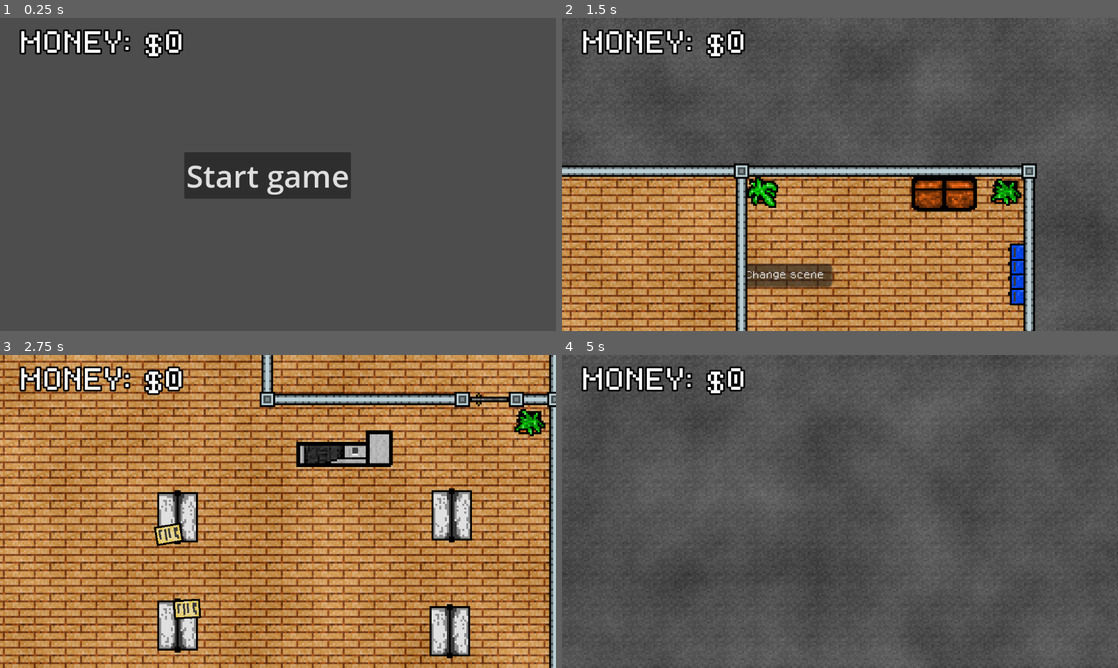
Above: before the commit, frames 1-4 (two rows, left to right).
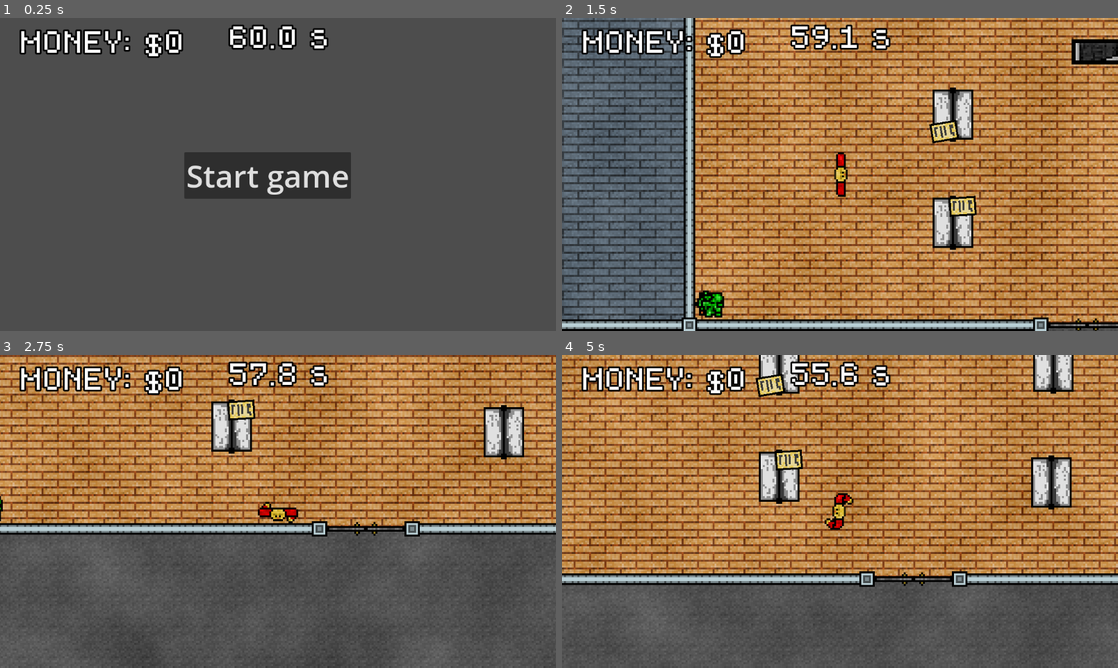
Above: after the commit, the same moments.

Repository: Azzty/projekt-kriminell
Game: Godot game, scene res://Scenes/Main/game.tscn
The game is run twice, just before and just after one commit, with the same random seed, the same clock (stepped at 60 frames per second) and the same inputs.
Inputs (mouse positions are in pixels of both pictures, inside the frame that each line leads up to):
- Up to frame 1 (0.25 s): no input
- Up to frame 2 (1.5 s): click "Start game" at 0.5 s; move the mouse to (962, 158) at 1.27 s; hold D (move_right) from 1.28 s (still down); tap E (interact_e) at 1.35 s; click (962, 158) at 1.42 s
- Up to frame 3 (2.75 s): move the mouse to (166, 527) at 2.02 s; release D (move_right) at 2.03 s; hold S (move_down) from 2.03 s (still down); click (166, 527) at 2.1 s
- Up to frame 4 (5 s): move the mouse to (895, 442) at 2.77 s; release S (move_down) at 2.78 s; hold D (move_right) 2.78-3.53 s; hold Space (spacebar) 2.78-3.53 s; move the mouse to (812, 574) at 3.52 s; hold W (move_up) 3.53-4.28 s; tap E (interact_e) at 3.6 s; click (812, 574) at 3.67 s; move the mouse to (1006, 558) at 4.27 s; hold A (move_left) from 4.28 s (still down); click (1006, 558) at 4.35 s

The runs differ from the first frame. In frame 1, 0.9% of the frame differs, in the area x 41-60%, y 2-11%; in frame 2, 90%, in the area x 0-100%, y 0-100%; in frame 3, 85%; in frame 4, 72%.
Error after the commit: Invalid access to property or key 'scene_file_path' on a base object of type 'Nil'. (res://Scripts/Managers/scene_manager.gd:11)

Commit message:
Added timer to robbery and gui

Diff:
--- a/Scenes/Levels/robbery.tscn
+++ b/Scenes/Levels/robbery.tscn
@@ -14,7 +14,7 @@
 [ext_resource type="Texture2D" uid="uid://je1wi04l0u0e" path="res://Assets/sprites/sofa.png" id="12_uquic"]
 [ext_resource type="Texture2D" uid="uid://d07g4qc52gjcy" path="res://Assets/sprites/checkout_counter.png" id="13_r30e8"]
 [ext_resource type="PackedScene" uid="uid://bciwcinivtowc" path="res://Scenes/Objects/Static Objects/Plant.tscn" id="14_r30e8"]
-[ext_resource type="Script" uid="uid://bosrnn57xtire" path="res://Scripts/World/robbery_intro_sequence.gd" id="15_vum6h"]
+[ext_resource type="Script" uid="uid://bosrnn57xtire" path="res://Scripts/World/robbery.gd" id="15_vum6h"]
 [ext_resource type="Texture2D" uid="uid://c7oc45wekc107" path="res://Assets/sprites/smoke.png" id="16_hbk2d"]
 [ext_resource type="PackedScene" uid="uid://cdky23wh40gj4" path="res://Scenes/Objects/Interactable Objects/van.tscn" id="16_vum6h"]
 [ext_resource type="AudioStream" uid="uid://cyvgournwp0o1" path="res://Assets/Audio/SFX/car crash.wav" id="18_r27xa"]
@@ -494,7 +494,6 @@
 
 [node name="Plant" parent="Decorations/Plants" instance=ExtResource("14_r30e8")]
 position = Vector2(251, 70)
-region_rect = Rect2(48, 0, 16, 16)
 
 [node name="Plant2" parent="Decorations/Plants" instance=ExtResource("14_r30e8")]
 position = Vector2(252, -27)
@@ -502,28 +501,45 @@
 
 [node name="Plant3" parent="Decorations/Plants" instance=ExtResource("14_r30e8")]
 position = Vector2(126, -27)
-region_rect = Rect2(48, 0, 16, 16)
 
 [node name="Plant4" parent="Decorations/Plants" instance=ExtResource("14_r30e8")]
 position = Vector2(-57, -28)
-region_rect = Rect2(16, 0, 16, 16)
+region_rect = Rect2(48, 0, 16, 16)
 
 [node name="Plant6" parent="Decorations/Plants" instance=ExtResource("14_r30e8")]
 position = Vector2(-57, 217)
-region_rect = Rect2(32, 0, 16, 16)
+region_rect = Rect2(48, 0, 16, 16)
 
 [node name="Plant7" parent="Decorations/Plants" instance=ExtResource("14_r30e8")]
 position = Vector2(253, 217)
-region_rect = Rect2(32, 0, 16, 16)
-
-[node name="IntroSequence" type="Node" parent="."]
+region_rect = Rect2(16, 0, 16, 16)
+
+[node name="Locker" type="Sprite2D" parent="Decorations"]
+position = Vector2(258, 27)
+texture = ExtResource("23_r27xa")
+
+[node name="Locker2" type="Sprite2D" parent="Decorations"]
+position = Vector2(258, 19)
+texture = ExtResource("23_r27xa")
+
+[node name="Locker3" type="Sprite2D" parent="Decorations"]
+position = Vector2(258, 11.5)
+texture = ExtResource("23_r27xa")
+
+[node name="Locker4" type="Sprite2D" parent="Decorations"]
+position = Vector2(258, 4)
+texture = ExtResource("23_r27xa")
+
+[node name="RobberyLogic" type="Node" parent="."]
+process_mode = 3
 script = ExtResource("15_vum6h")
-
-[node name="Van" parent="IntroSequence" instance=ExtResource("16_vum6h")]
+enabled = false
+
+[node name="Van" parent="RobberyLogic" instance=ExtResource("16_vum6h")]
 position = Vector2(9.64993, 605)
 rotation = 0.0
 
-[node name="Smoke" type="GPUParticles2D" parent="IntroSequence"]
+[node name="Smoke" type="GPUParticles2D" parent="RobberyLogic"]
 z_index = 5
 position = Vector2(15, 225)
 rotation = -1.57079
@@ -535,7 +551,7 @@
 explosiveness = 1.0
 process_material = SubResource("ParticleProcessMaterial_hbk2d")
 
-[node name="Fire" type="GPUParticles2D" parent="IntroSequence"]
+[node name="Fire" type="GPUParticles2D" parent="RobberyLogic"]
 modulate = Color(14.364, 3.315, 1.105, 1)
 z_index = 5
 position = Vector2(15, 225)
@@ -548,49 +564,38 @@
 explosiveness = 0.74
 process_material = SubResource("ParticleProcessMaterial_mkebs")
 
-[node name="IntroAnimation" type="AnimationPlayer" parent="IntroSequence"]
+[node name="IntroAnimation" type="AnimationPlayer" parent="RobberyLogic"]
 unique_name_in_owner = true
 root_node = NodePath("../Van")
 libraries = {
 &"": SubResource("AnimationLibrary_j7k83")
 }
 
-[node name="CarCrash" type="AudioStreamPlayer" parent="IntroSequence"]
+[node name="CarCrash" type="AudioStreamPlayer" parent="RobberyLogic"]
 stream = ExtResource("18_r27xa")
 volume_db = -7.0
 
-[node name="CarAccelerating" type="AudioStreamPlayer" parent="IntroSequence"]
+[node name="CarAccelerating" type="AudioStreamPlayer" parent="RobberyLogic"]
 stream = ExtResource("19_s55f8")
 volume_db = -7.0
 
-[node name="WallBroken" type="Sprite2D" parent="IntroSequence"]
+[node name="WallBroken" type="Sprite2D" parent="RobberyLogic"]
 visible = false
 z_index = 3
 position = Vector2(16, 228)
 texture = ExtResource("20_k70lc")
 
-[node name="TroubleIntro" type="AudioStreamPlayer" parent="IntroSequence"]
+[node name="TroubleIntro" type="AudioStreamPlayer" parent="RobberyLogic"]
 unique_name_in_owner = true
 process_mode = 3
 stream = ExtResource("21_fr8k7")
 
-[node name="TroubleMain" type="AudioStreamPlayer" parent="IntroSequence"]
+[node name="TroubleMain" type="AudioStreamPlayer" parent="RobberyLogic"]
 unique_name_in_owner = true
 process_mode = 3
 stream = ExtResource("22_2587q")
 
-[node name="Locker" type="Sprite2D" parent="."]
-position = Vector2(258, 27)
-texture = ExtResource("23_r27xa")
-
-[node name="Locker2" type="Sprite2D" parent="."]
-position = Vector2(258, 19)
-texture = ExtResource("23_r27xa")
-
-[node name="Locker3" type="Sprite2D" parent="."]
-position = Vector2(258, 11.5)
-texture = ExtResource("23_r27xa")
-
-[node name="Locker4" type="Sprite2D" parent="."]
-position = Vector2(258, 4)
-texture = ExtResource("23_r27xa")
+[node name="RobberyTimer" type="Timer" parent="."]
+unique_name_in_owner = true
+process_mode = 3
+wait_time = 60.0
--- a/Scenes/Main/gui.tscn
+++ b/Scenes/Main/gui.tscn
@@ -19,6 +19,21 @@
 theme_override_font_sizes/font_size = 48
 text = "MONEY: $0"
 
+[node name="TimeLabel" type="Label" parent="."]
+anchors_preset = 5
+anchor_left = 0.5
+anchor_right = 0.5
+offset_left = -105.0
+offset_top = 21.0
+offset_right = 105.0
+offset_bottom = 63.0
+grow_horizontal = 2
+theme_override_colors/font_outline_color = Color(0, 0, 0, 1)
+theme_override_constants/outline_size = 20
+theme_override_fonts/font = ExtResource("1_qyd3e")
+theme_override_font_sizes/font_size = 48
+text = "60.0 s"
+
 [node name="Button" type="Button" parent="."]
 offset_left = 382.0
 offset_top = 278.0
--- a/Scripts/Managers/gui_manager.gd
+++ b/Scripts/Managers/gui_manager.gd
@@ -3,6 +3,8 @@
 const _lockpick_scene := preload("res://Scenes/UI Elements/lockpick_minigame.tscn")
 
 var gui: CanvasLayer
+
+signal timer_value_changed(new_time: float)
 
 func spawn_lockpick_minigame(unlocked_signal: Signal, required_wins := 4, initial_speed := 50.0):
 	if not gui: return
--- a/Scripts/Managers/scene_manager.gd
+++ b/Scripts/Managers/scene_manager.gd
@@ -3,8 +3,12 @@
 var current_scene: Node # Rotnoden för scenen
 var game_node: Node # Game node reference
 
+signal scene_switched
+
 func _ready() -> void:
 	GameState.change_scene.connect(handle_scene_changed)
+	if not get_tree().root.find_child("Game"):
+		handle_scene_changed(Utilities.find_first_child_of_class(get_tree().root, "Node2D").scene_file_path)
 
 func handle_scene_changed(next_scene_path: String):
 	# Check if "Game" node exists in the scene tree
@@ -15,16 +19,17 @@
 		current_scene = Utilities.find_first_child_of_class(get_tree().root, "Node2D")
 		game_node = Node.new()
 		game_node.name = "Game"
-		get_tree().root.add_child(game_node)
+		get_tree().root.add_child.call_deferred(game_node)
 
-		var GUI = load("res://Scenes/Main/gui.tscn").instantiate()
-		game_node.add_child(GUI)
+		var GUI: CanvasLayer = load("res://Scenes/Main/gui.tscn").instantiate()
+		game_node.add_child.call_deferred(GUI)
+		await GUI.ready
 		GuiManager.gui = GUI
 		GuiManager.override_start_gui()
 
 	# Load and instantiate the new scene
 	var scene: Node = load(next_scene_path).instantiate()
-	game_node.add_child(scene)
+	game_node.add_child.call_deferred(scene)
 
 	# Free the current scene if it exists
 	if current_scene:
--- a/Scripts/UI/gui_updater.gd
+++ b/Scripts/UI/gui_updater.gd
@@ -1,6 +1,7 @@
 extends CanvasLayer
 
 @onready var money_label: Label = $MoneyLabel
+@onready var time_label: Label = $TimeLabel
 
 @warning_ignore("unused_signal")
 signal start_screen_override
@@ -8,6 +9,10 @@
 func _ready() -> void:
 	GuiManager.gui = get_node(".") # Tell manager to use this gui
 	GameState.money_changed.connect(update_money_label)
+	GuiManager.timer_value_changed.connect(update_time_label)
 
 func update_money_label():
 	money_label.text = "Money: $" + str(GameState.money)
+
+func update_time_label(new_time: float):
+	time_label.text = str(snapped(new_time, 0.1)) + " s"
--- a/Scripts/UI/hold_button.gd
+++ b/Scripts/UI/hold_button.gd
@@ -87,4 +87,5 @@
 	visible = false
 
 func update_label_text(new_text: String):
+	if not label: return # Fix for when loading in from from local scene
 	label.text = new_text
--- a/Scripts/World/robbery_intro_sequence.gd
+++ b/Scripts/World/robbery.gd
@@ -1,15 +1,17 @@
 extends Node
 
-@export var disabled := false
+@export var enabled := true
 
 @onready var trouble_intro = $%TroubleIntro
 @onready var trouble_main = $%TroubleMain
 @onready var player = $%Player
 @onready var intro_animation = $%IntroAnimation
+@onready var robbery_timer = $%RobberyTimer
 
 func _ready() -> void:
-	if disabled:
+	if not enabled:
 		player.global_position = Vector2(-20, 150)
+		robbery_timer.start()
 		return
 	trouble_intro.play()
 	player.set_process(false)
@@ -38,3 +40,13 @@
 	player.set_process(true)
 	camera.position = Vector2.ZERO
 	camera.align()
+
+	robbery_timer.start()
+
+	robbery_timer.timeout.connect()
+
+func end_robbery():
+	GameState.change_scene.emit("res://Scenes/Levels/store.tscn")
+
+func _process(delta: float) -> void:
+	GuiManager.timer_value_changed.emit(robbery_timer.time_left)
Renamed: Scripts/World/robbery_intro_sequence.gd.uid -> Scripts/World/robbery.gd.uid
